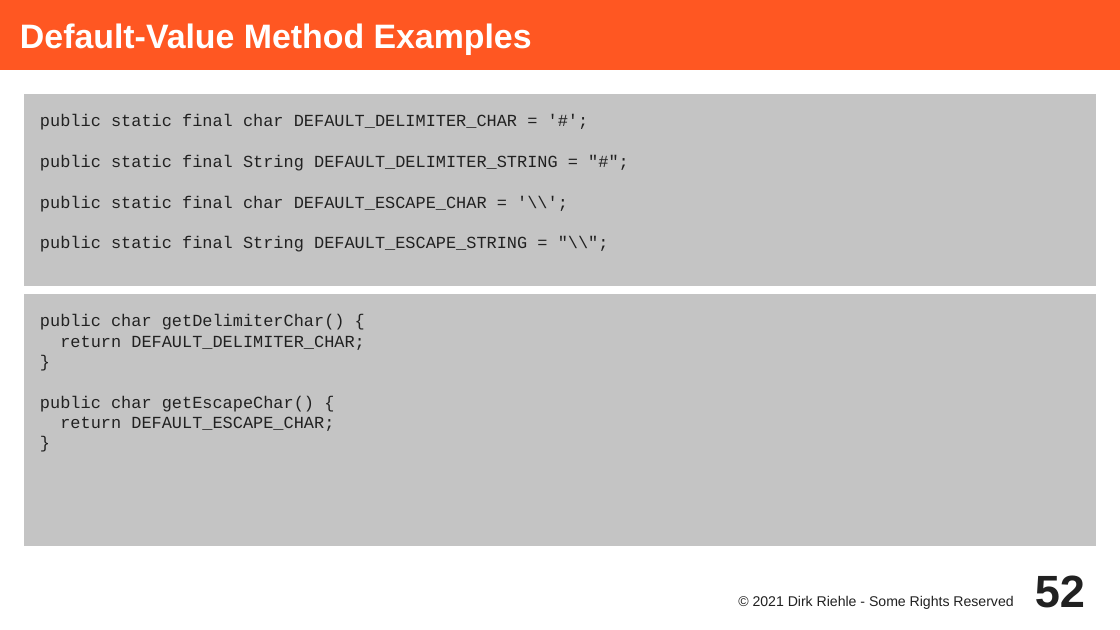
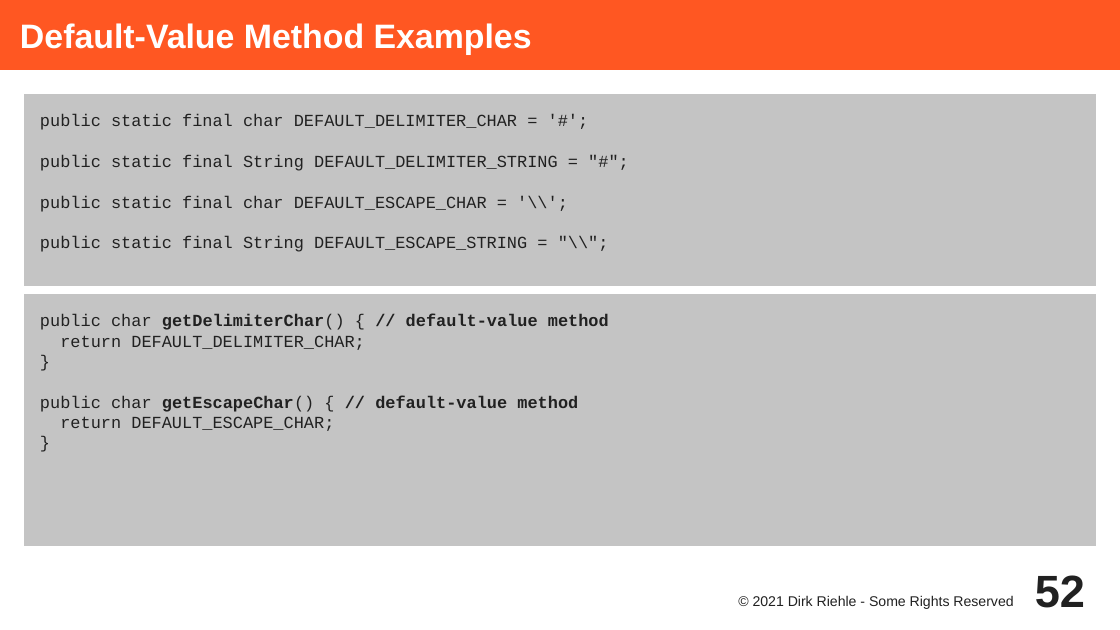
Before and after one commit to dirkriehle/adap-course, a slide deck: slide 52 of Lecture Slides/ADAP C01 - Method Types and Properties.odp. Drawn at 1120x630 pixels with LibreOffice and Linux fonts; fonts in the diff are those of the drawing. Boxes give left, top, right and bottom in pixels: in the first picture for what was removed or moved away, otherwise in the second. Text is boxed around its words. In the diff, an @@ line names an element or a change of style, - is before the commit and + after.

```diff
--- a/Lecture Slides/ADAP C01 - Method Types and Properties.odp
+++ b/Lecture Slides/ADAP C01 - Method Types and Properties.odp
@@ text at (40,314,609,330): text changed; bold on @@
-public char getDelimiterChar() {
+public char getDelimiterChar() { // default-value method
@@ text at (40,395,578,412): text changed; bold on @@
-public char getEscapeChar() {
+public char getEscapeChar() { // default-value method
```
Also in this commit, not shown: 15 other slides changed, 13 other files.
